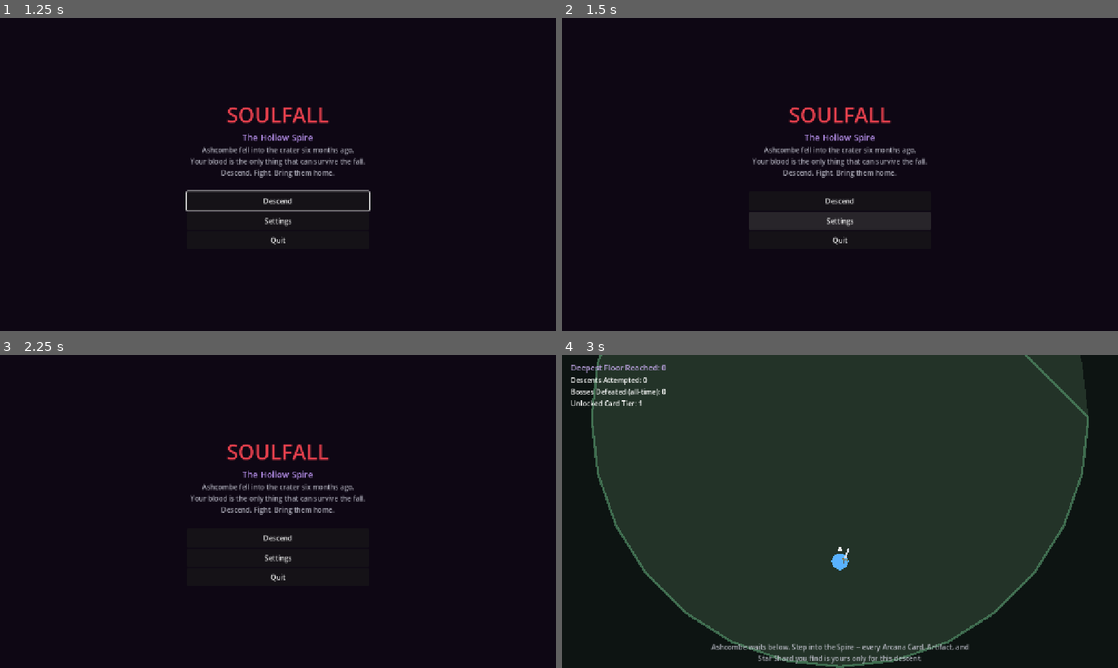
Above: before the commit, frames 1-4 (two rows, left to right).
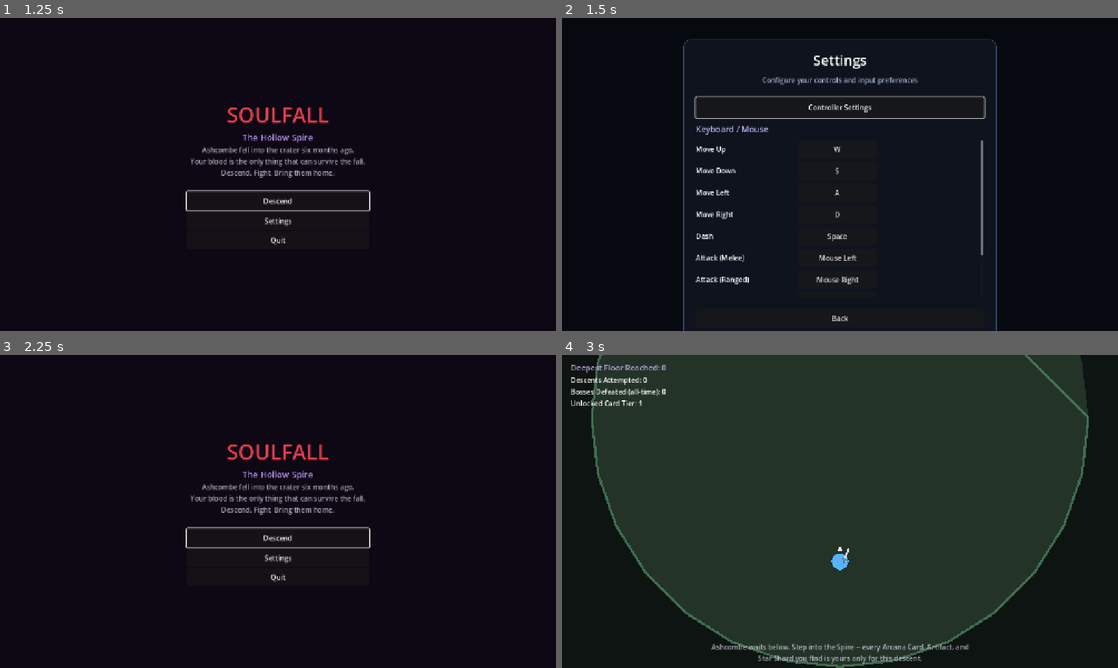
Above: after the commit, the same moments.

Repository: tommarziali-jpg/game_cloude_3.0
Game: Godot game, scene res://scenes/ui/StoryIntro.tscn
Same seed, same stepped clock (60 frames per second), same inputs: the game is played once before the commit and once after it.
Inputs (mouse positions are in pixels of both pictures, inside the frame that each line leads up to):
- Up to frame 1 (1.25 s): click "Skip" at 0.5 s
- Up to frame 2 (1.5 s): click "Settings" at 1.25 s
- Up to frame 3 (2.25 s): click (278, 655) at 2 s, where only the run after the commit has a clickable "Back"
- Up to frame 4 (3 s): click "Descend" at 2.75 s

Frame 1 is identical in both runs. In frame 2, 5.8% of the frame differs, in the area x 21-79%, y 7-100%; in frame 3, 0.5%; in frame 4, nothing differs.

Commit message:
Fix Settings.tscn resource declaration order so Godot parses ext_resource before nodes/subresources.

Diff:
--- a/scenes/ui/Settings.tscn
+++ b/scenes/ui/Settings.tscn
@@ -1,4 +1,7 @@
 [gd_scene load_steps=7 format=3]
+
+[ext_resource type="Script" path="res://scenes/ui/Settings.gd" id="1"]
+[ext_resource type="Script" path="res://scenes/ui/MenuInput.gd" id="2"]
 
 [sub_resource type="StyleBoxFlat" id="StylePanel"]
 bg_color = Color(0.055, 0.075, 0.12, 0.98)
@@ -53,9 +56,6 @@
 corner_radius_top_right = 8
 corner_radius_bottom_right = 8
 corner_radius_bottom_left = 8
-
-[ext_resource type="Script" path="res://scenes/ui/Settings.gd" id="1"]
-[ext_resource type="Script" path="res://scenes/ui/MenuInput.gd" id="2"]
 
 [node name="Settings" type="Control"]
 anchors_preset = 15
